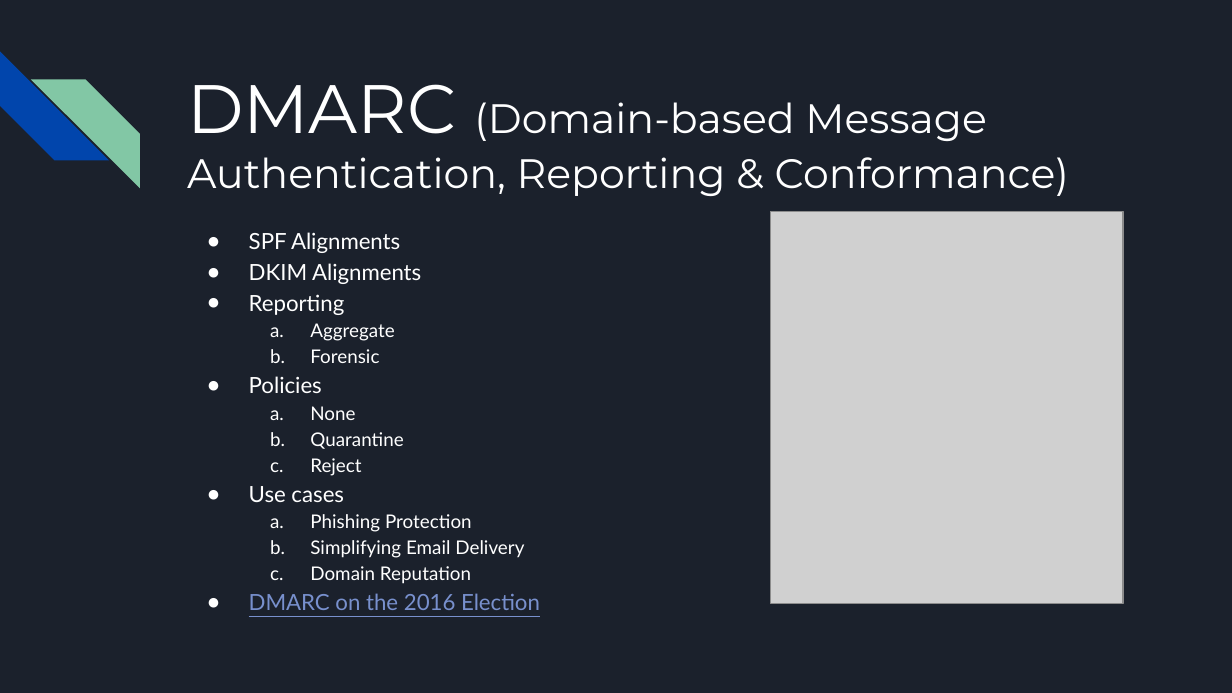
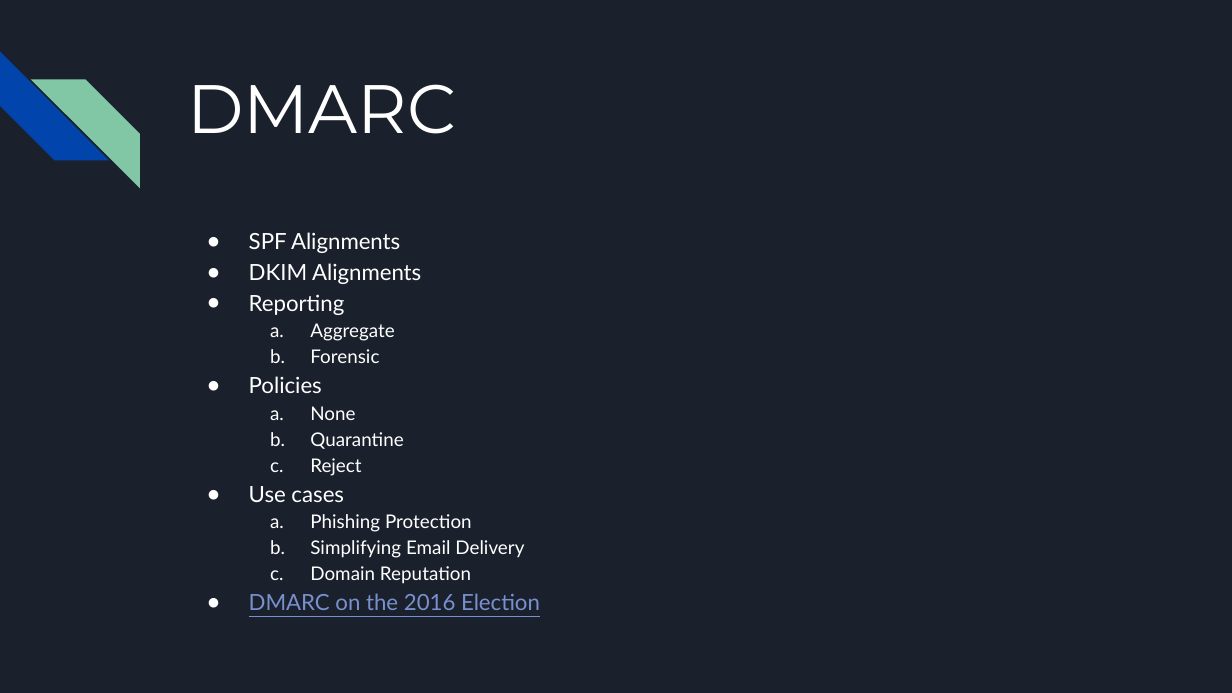
Before and after one commit to wesleykirkland/PowerShell-Email-Security, a slide deck: slide 10 of Presentation/Email Security.pptx (slide 7 before the commit). Drawn at 1232x693 pixels with LibreOffice and Linux fonts; fonts in the diff are those of the drawing; grey boxes stand for pictures. Boxes give left, top, right and bottom in pixels: in the first picture for what was removed or moved away, otherwise in the second. Text is boxed around its words. In the diff, an @@ line names an element or a change of style, - is before the commit and + after.

```diff
--- a/Presentation/Email Security.pptx
+++ b/Presentation/Email Security.pptx
@@ title at (187, 84, 456, 134): text changed; size 24 to 40 pt @@
-DMARC (Domain-based Message Authentication, Reporting & Conformance)
+DMARC
@@ picture removed at (771, 211, 1124, 602) @@
```
Also in this commit, not shown: 10 other slides changed, 4 slides added.
